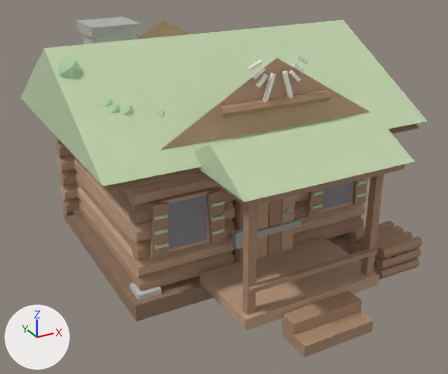
Before and after pictures for a commit that changed the glTF model tools/models3d/out/myslivna.glb.
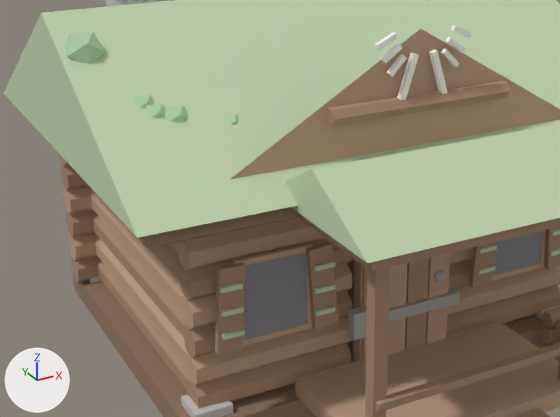
Each version is shown whole from a 50 mm camera at (-5.27, -9.26, 6.0) aimed at (-0.27, -0.18, 1.46), then close up on the part from 4% to 81% of the width and 11% to 79% of the height. Every picture has the same lights, and +X, +Y and +Z are marked at lower left. The older version's two pictures come first. Vertices at exactly the same position are counted once.

In view in the first close-up: 'Myslivna_bone', 'Myslivna_dark', 'Myslivna_darkwood', 'Myslivna_green2', 'Myslivna_grey3', 'Myslivna_grey4', 'Myslivna_moss', 'Myslivna_wood', 'Myslivna_wood2'.
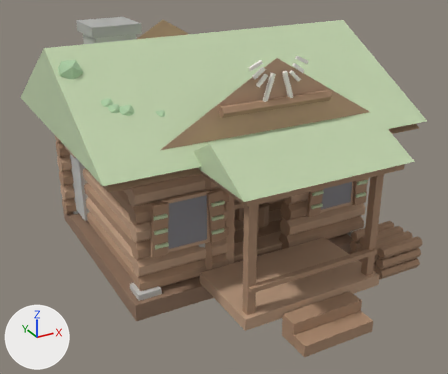
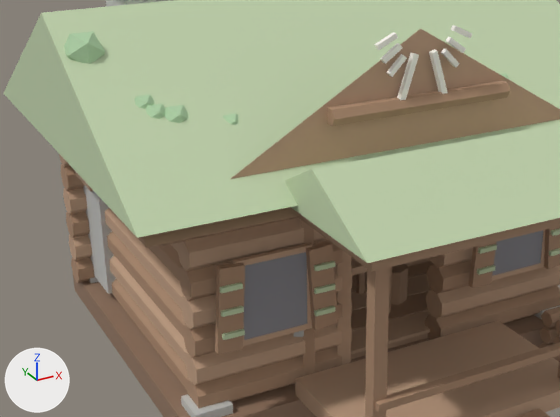
Patch to the scene script:
```diff
--- a/tools/models3d/out/myslivna.glb.py
+++ b/tools/models3d/out/myslivna.glb.py
@@ me_myslivna_grey3 @@
-me_myslivna_grey3.from_pydata(...)  # 40 vertices, 60 faces; spans x -2.4..2.4, y -1.2..2.8, z 0.0..4.1
+me_myslivna_grey3.from_pydata(...)  # 48 vertices, 72 faces; spans x -2.4..2.4, y -1.2..2.8, z 0.0..4.1
+# me_myslivna_grey3 part 1: a new loose piece, a box spanning x -2.35..-0.85, y 1.8..2.5, z 0.4..1.8, in mat_grey3 (light grey #c5c5c1)
 me_myslivna_grey3.materials.append(mat_grey3)
@@ me_myslivna_wood2 @@
-me_myslivna_wood2.from_pydata(...)  # 594 vertices, 1008 faces; spans x -2.9..2.9, y -3.33..3.25, z 0.0..4.0
+me_myslivna_wood2.from_pydata(...)  # 768 vertices, 1288 faces; spans x -2.9..2.9, y -3.33..3.25, z 0.0..4.0
+# me_myslivna_wood2 part 2: a new loose piece, a box spanning x -2.05..2.05, y -0.85..2.45, z 0.22..0.4, in mat_wood2 (beige #ad8b70)
+# me_myslivna_wood2 part 3: a new loose piece, a box spanning x -2.05..2.05, y 0.37..0.77, z 0.39..0.43, in mat_wood2 (beige #ad8b70)
+# me_myslivna_wood2 part 4: a new loose piece, a box spanning x -2.05..2.05, y -0.47..-0.07, z 0.39..0.43, in mat_wood2 (beige #ad8b70)
+# me_myslivna_wood2 part 5: a new loose piece, a box spanning x 0.95..1.85, y 0.65..2.55, z 0.4..0.85, in mat_wood2 (beige #ad8b70)
+# me_myslivna_wood2 part 6: a new loose piece, a box spanning x 0.31..0.39, y 0.26..0.34, z 0.4..1.12, in mat_wood2 (beige #ad8b70)
+# me_myslivna_wood2 part 7: a new loose piece, a box spanning x 0.31..0.39, y -0.34..-0.26, z 0.4..1.12, in mat_wood2 (beige #ad8b70)
+# me_myslivna_wood2 part 8: a new loose piece, an 8-sided cylinder along z spanning x 0.4..0.8, y -0.2..0.2, z 0.4..0.85, in mat_wood2 (beige #ad8b70)
+# me_myslivna_wood2 part 9: 24 vertices moved from x -0.55..0.55, y -1.26..-1.09, z 0.3..2.3 to x -1.15..-0.49, y -1.15..-0.13, z 0.3..2.3
+# other edits to the shape of me_myslivna_wood2 do not show in these pictures
 me_myslivna_wood2.materials.append(mat_wood2)
@@ me_myslivna_wood @@
-me_myslivna_wood.from_pydata(...)  # 342 vertices, 602 faces; spans x -2.6..2.6, y -2.7..2.95, z 0.3..4.0
+me_myslivna_wood.from_pydata(...)  # 406 vertices, 698 faces; spans x -2.6..2.6, y -2.7..2.95, z 0.3..4.0
+# me_myslivna_wood part 10: a new loose piece, a box spanning x -2.05..2.05, y -0.05..0.35, z 0.39..0.43, in mat_wood (beige #c2a084)
+# me_myslivna_wood part 11: a new loose piece, a box spanning x -2.05..2.05, y -0.89..-0.49, z 0.39..0.43, in mat_wood (beige #c2a084)
+# me_myslivna_wood part 12: a new loose piece, a box spanning x -2.45..-0.75, y 1.75..2.55, z 1.78..1.92, in mat_wood (beige #c2a084)
+# me_myslivna_wood part 13: a new loose piece, a box spanning x -0.85..0.45, y -0.4..0.4, z 1.075..1.165, in mat_wood (beige #c2a084)
+# me_myslivna_wood part 14: 16 vertices moved from x -0.25..0.54, y -1.26..-1.1, z 0.3..2.3 to x -1.01..-0.49, y -1.14..-0.38, z 0.3..2.3
+# other edits to the shape of me_myslivna_wood do not show in these pictures
 me_myslivna_wood.materials.append(mat_wood)
@@ me_myslivna_grey4 @@
-me_myslivna_grey4.from_pydata(...)  # 66 vertices, 116 faces; spans x -2.05..0.65, y -1.34..2.15, z 0.85..4.24
+me_myslivna_grey4.from_pydata(...)  # 84 vertices, 148 faces; spans x -2.05..-0.06, y -1.17..2.15, z 0.94..4.24
+# me_myslivna_grey4 part 15: the loose piece of 8 vertices spanning x -0.65..0.65, y -1.31..-1.21, z 0.94..1.07 is turned 60 degrees about the z axis through its middle, then moved by (-0.9, 0.68, 0.0)
+# me_myslivna_grey4 part 16: the loose piece of 42 vertices spanning x 0.33..0.47, y -1.33..-1.19, z 1.23..1.37 is moved by (-1.6, 0.86, 0.0)
+# me_myslivna_grey4 part 17: the loose piece of 8 vertices spanning x -0.69..-0.51, y -1.34..-1.22, z 0.85..1.15 is deleted
+# other edits to the shape of me_myslivna_grey4 do not show in these pictures
 me_myslivna_grey4.materials.append(mat_grey4)
```

Where the change shows, as pixel boxes (x1, y1, x2, y2) in the close-ups (560 x 417 px; the box of a moved part takes in the faces that stretch with it):
part 1 of me_myslivna_grey3, added: after (83, 185, 116, 294)
part 2 of me_myslivna_wood2, added: after (351, 333, 429, 359)
part 3 of me_myslivna_wood2, added: after (351, 261, 433, 292)
part 4 of me_myslivna_wood2, added (beige): after (351, 291, 428, 331)
part 5 of me_myslivna_wood2, added (mostly hidden): after (406, 258, 430, 266)
part 6 of me_myslivna_wood2, added (mostly hidden): after (356, 273, 365, 294)
part 7 of me_myslivna_wood2, added (mostly hidden): after (389, 267, 392, 313)
part 8 of me_myslivna_wood2, added (beige): after (391, 264, 408, 305)
part 9 of me_myslivna_wood2, moved or reshaped: before (353, 258, 429, 362); after (301, 220, 315, 375)
part 10 of me_myslivna_wood, added (beige): after (351, 274, 431, 311)
part 11 of me_myslivna_wood, added (beige): after (351, 310, 430, 354)
part 12 of me_myslivna_wood, added (mostly hidden): after (74, 170, 93, 191)
part 13 of me_myslivna_wood, added (mostly hidden): after (351, 258, 367, 275)
part 14 of me_myslivna_wood, moved or reshaped: before (388, 253, 450, 355); after (337, 251, 351, 365)
part 15 of me_myslivna_grey4, moved or reshaped (mostly hidden afterwards): before (388, 289, 460, 322); after (294, 330, 304, 337)
part 16 of me_myslivna_grey4, moved or reshaped (not visible afterwards): before (433, 270, 445, 282)
part 17 of me_myslivna_grey4, deleted: before (348, 307, 367, 340)
